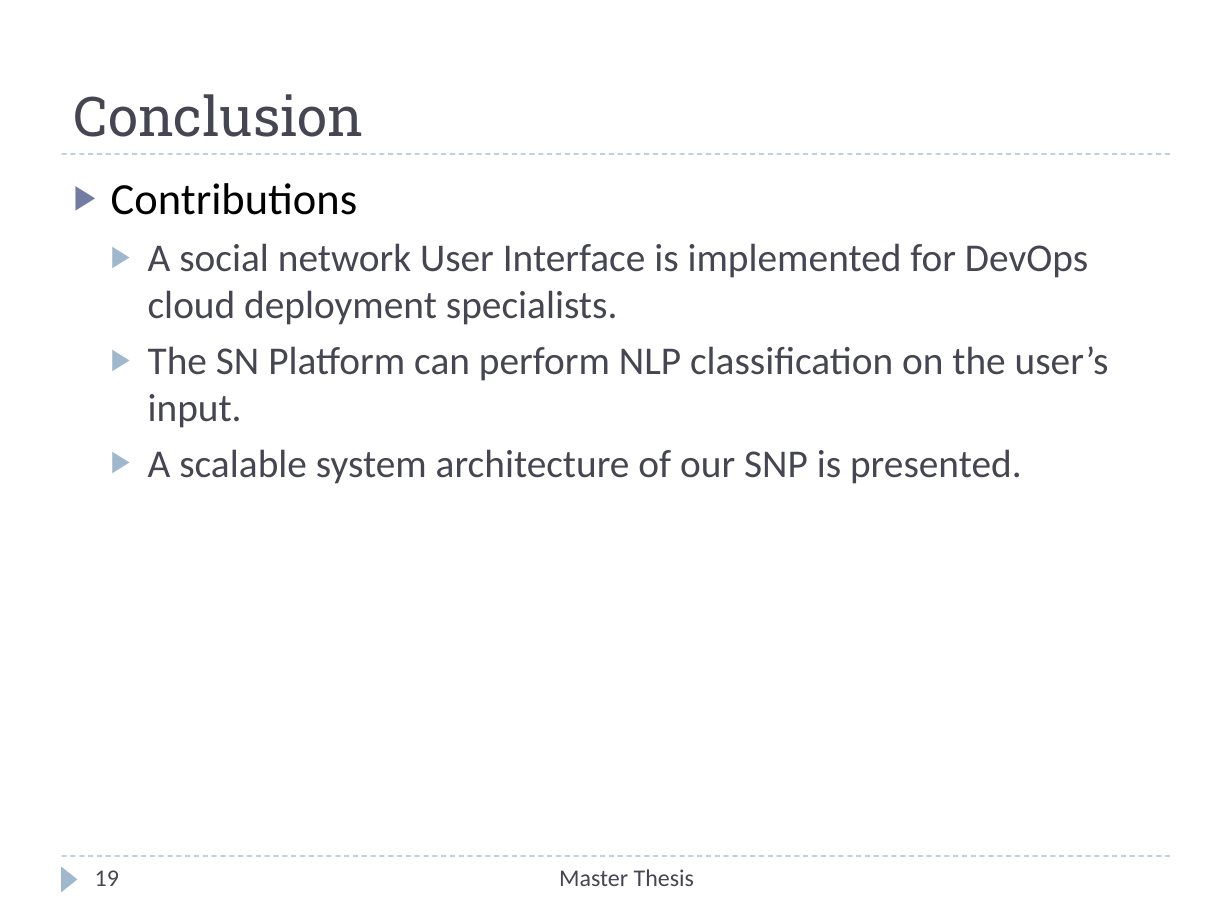
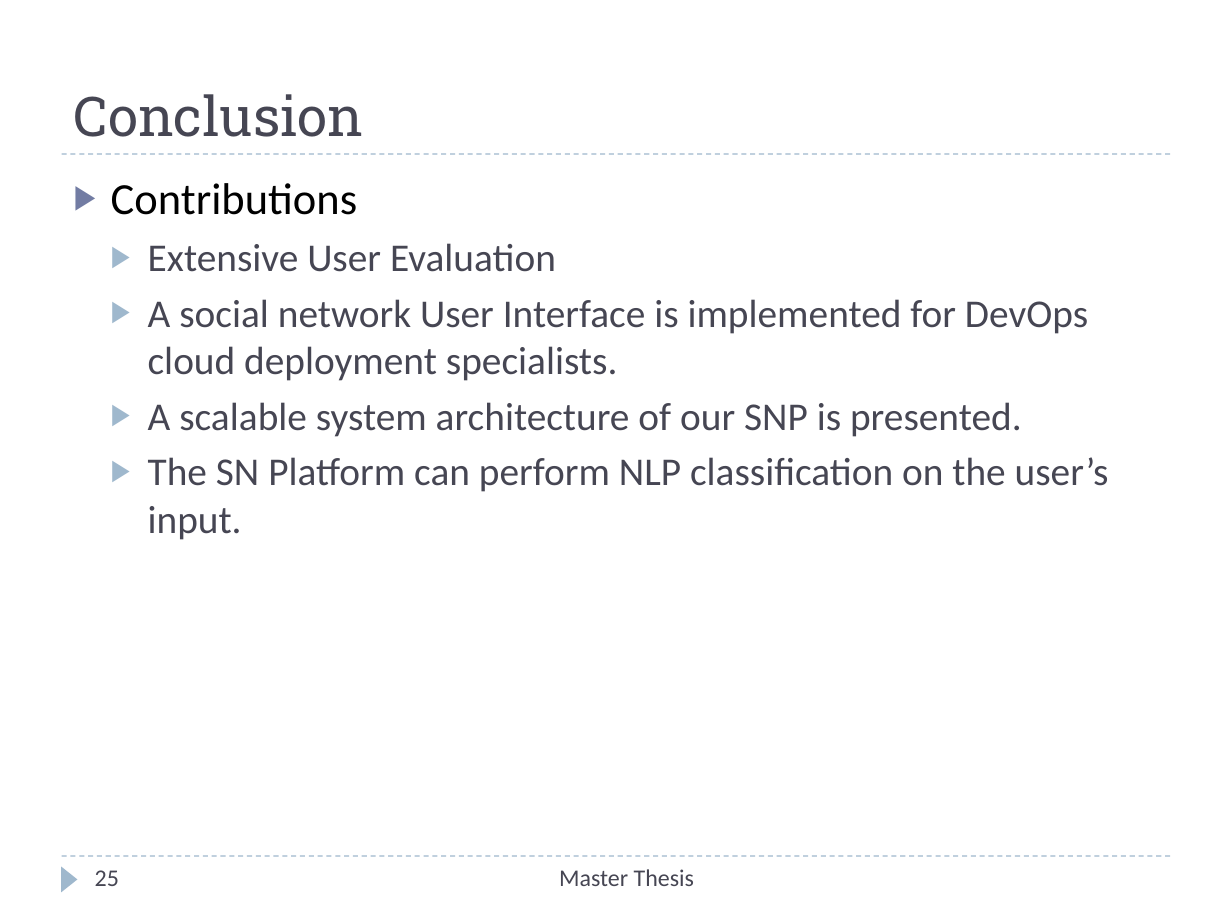
Before and after one commit to Christos-Papoulas/master_thesis, a slide deck: slide 25 of presentation/presentation.pptx (slide 19 before the commit). Drawn at 1232x924 pixels with LibreOffice and Linux fonts; fonts in the diff are those of the drawing. Boxes give left, top, right and bottom in pixels: in the first picture for what was removed or moved away, otherwise in the second. Text is boxed around its words. In the diff, an @@ line names an element or a change of style, - is before the commit and + after.

```diff
--- a/presentation/presentation.pptx
+++ b/presentation/presentation.pptx
@@ text at [148,243,556,272]: paragraph added @@
+  ▶ Extensive User Evaluation
@@ text at [148,402,1022,437]: paragraph added @@
+  ▶ A scalable system architecture of our SNP is presented.
@@ text at [148,449,1022,484]: paragraph removed @@
-  ▶ A scalable system architecture of our SNP is presented.
@@ page number at [95,870,119,886]: text changed @@
-19
+25
```
Also in this commit, not shown: 6 other slides changed, 6 slides added, 5 other files.
